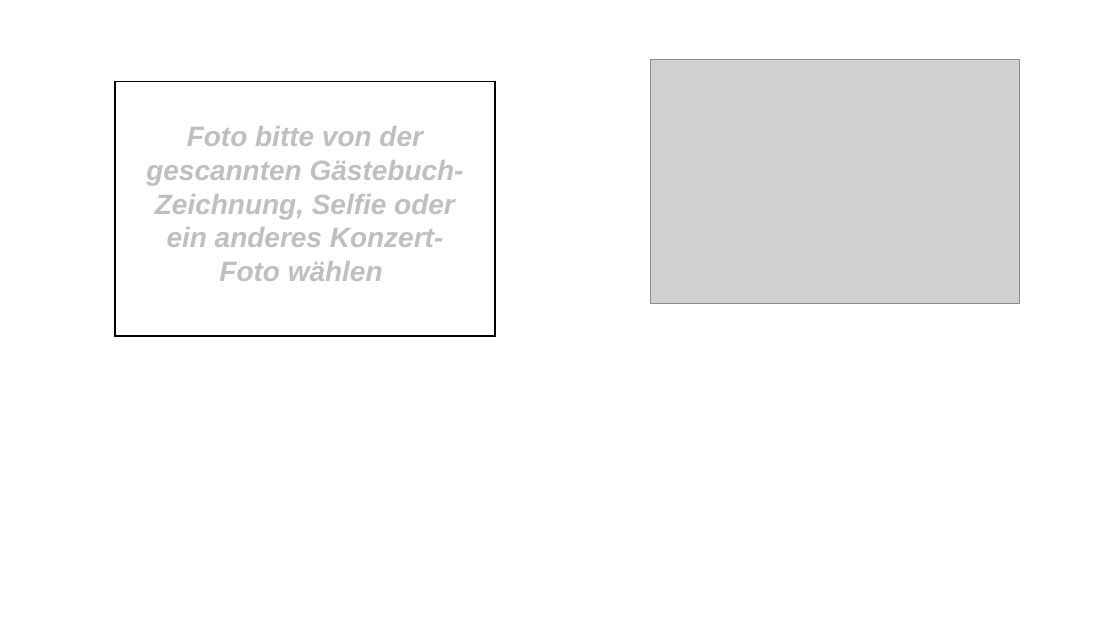
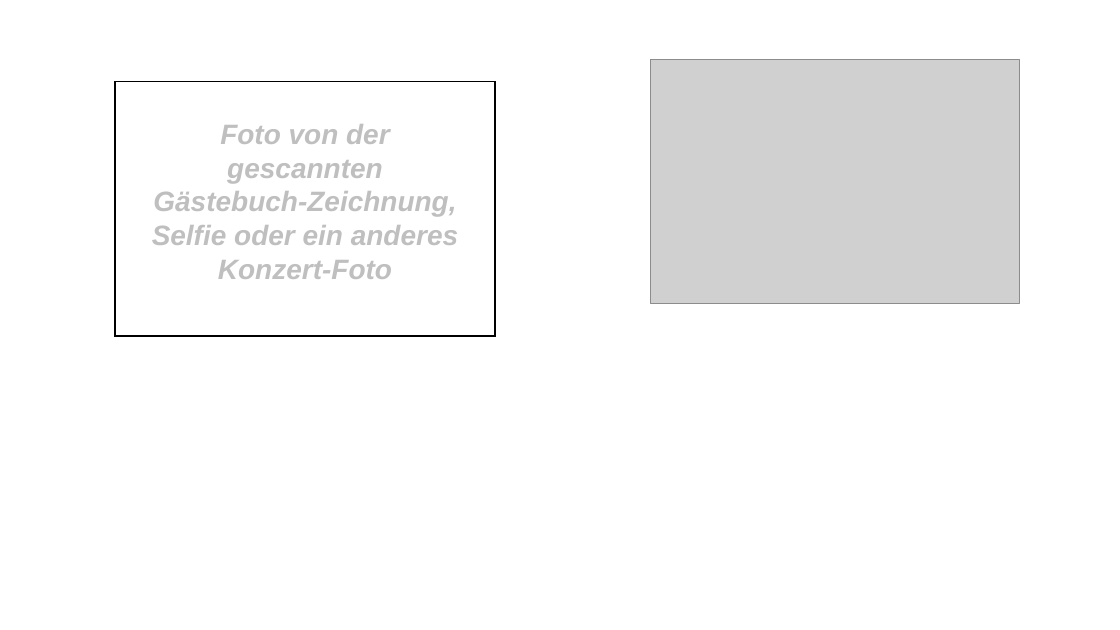
Before and after one commit to JazzLiveAarau/WwwGuestbook, a slide deck: slide 10 of Description/JazzGuestsUpload.pptx. Drawn at 1120x630 pixels with LibreOffice and Linux fonts; fonts in the diff are those of the drawing; grey boxes stand for pictures. Boxes give left, top, right and bottom in pixels: in the first picture for what was removed or moved away, otherwise in the second. Text is boxed around its words. In the diff, an @@ line names an element or a change of style, - is before the commit and + after.

```diff
--- a/Description/JazzGuestsUpload.pptx
+++ b/Description/JazzGuestsUpload.pptx
@@ text at (x1=152, y1=124, x2=458, y2=279): text changed @@
-Foto bitte von der gescannten Gästebuch- Zeichnung, Selfie oder ein anderes Konzert-Foto wählen
+Foto von der gescannten Gästebuch-Zeichnung, Selfie oder ein anderes Konzert-Foto
```
Also in this commit, not shown: 7 other files.
